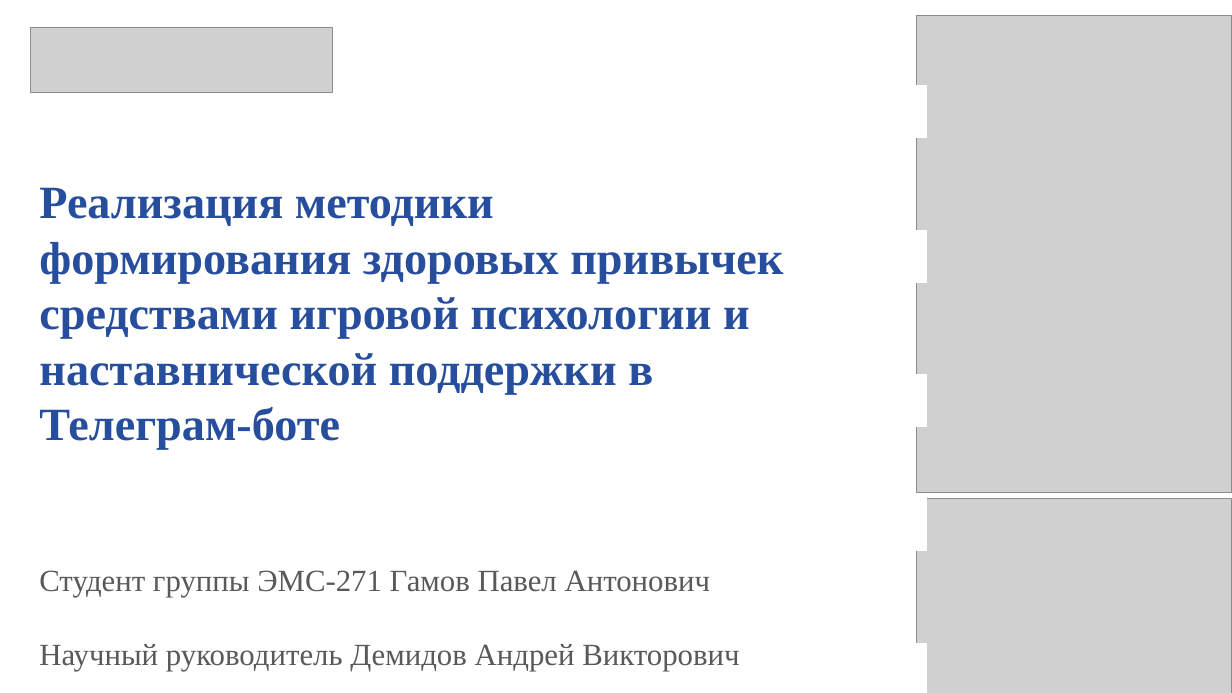
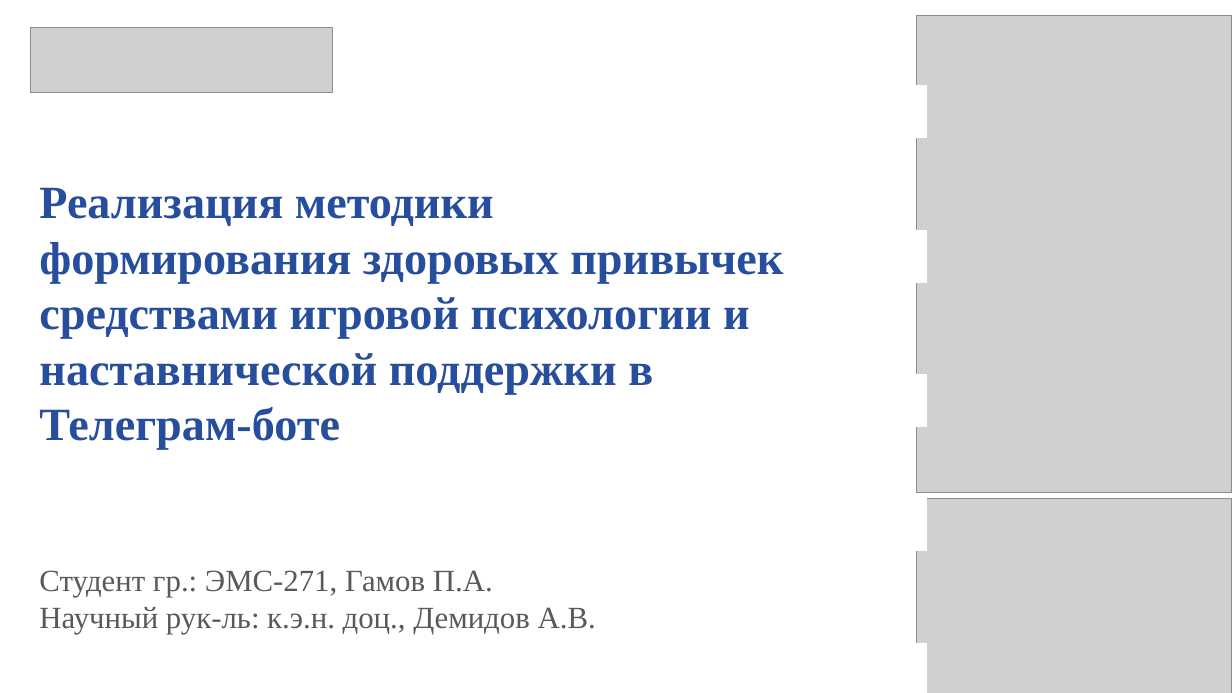
Before and after one commit to pagamov/pagamov_bot, a slide deck: slide 1 of docs/Презентация Гамов 04.06.pptx. Drawn at 1232x693 pixels with LibreOffice and Linux fonts; fonts in the diff are those of the drawing; grey boxes stand for pictures; background and template pictures are left out. Boxes give left, top, right and bottom in pixels: in the first picture for what was removed or moved away, otherwise in the second. Text is boxed around its words. In the diff, an @@ line names an element or a change of style, - is before the commit and + after.

```diff
--- a/docs/Презентация Гамов 04.06.pptx
+++ b/docs/Презентация Гамов 04.06.pptx
@@ text at (x1=39, y1=570, x2=596, y2=634): text changed @@
-Студент группы ЭМС-271 Гамов Павел Антонович
-Научный руководитель Демидов Андрей Викторович
+Студент гр.: ЭМС-271, Гамов П.А.
+Научный рук-ль: к.э.н. доц., Демидов А.В.
```
Also in this commit, not shown: 9 other slides changed, 5 slides added, 8 other files.
